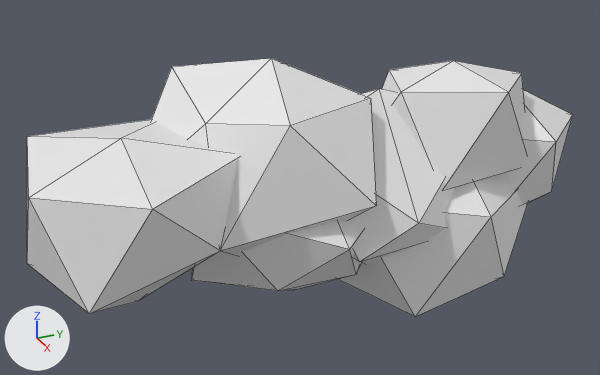
The OBJ model assets/cloud.obj as it was, and as the next commit left it.
Camera for both pictures: a 50 mm lens placed at (5.67, -2.5, 5.33), pointed at (-0.12, 0.1, 2.43). Every picture has the same lights, and +X, +Y and +Z are marked at lower left. Mesh edges are drawn as thin lines. Where no turn or scale is listed for an object, it has been applied to the vertices.
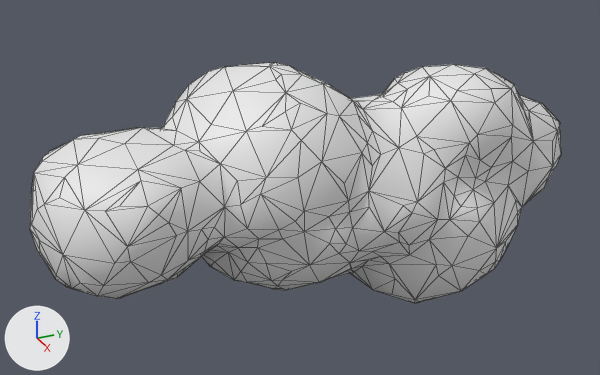
Pixel boxes [x1, y1, x2, y2] of what changed, in the pictures (600 x 375 px):
```json
{"object": "Icosphere.006", "change": "reshaped", "before": [27, 58, 573, 317], "after": [30, 62, 561, 303], "on screen": "7% shorter"}
{"part": 1, "of": "me_icosphere_006", "change": "rebuilt", "before": [27, 58, 376, 314], "after": [30, 62, 561, 303], "on screen": "52% wider"}
{"part": 2, "of": "me_icosphere_006", "change": "deleted", "before": [500, 90, 573, 204]}
{"part": 3, "of": "me_icosphere_006", "change": "deleted", "before": [338, 176, 528, 317]}
{"part": 4, "of": "me_icosphere_006", "change": "deleted", "before": [192, 219, 363, 291]}
{"part": 5, "of": "me_icosphere_006", "change": "deleted", "before": [352, 89, 455, 265]}
{"part": 6, "of": "me_icosphere_006", "change": "deleted", "before": [382, 61, 527, 189]}
```

Edits to the scene script, one JSON object a line:
```json
{"block": "me_icosphere_006", "where": "# used by ob_icosphere_006; location = (0.0, 0.0, 0.0)"}
{"op": "remove", "block": "me_icosphere_006", "code": "me_icosphere_006.from_pydata(...)  # 83 vertices, 140 faces; spans x -0.88..0.9, y -2.12..2.68, z 1.1..3.57"}
{"op": "add", "block": "me_icosphere_006", "code": "me_icosphere_006.from_pydata(...)  # 463 vertices, 922 faces; spans x -0.77..0.78, y -2.08..2.61, z 1.21..3.5"}
{"block": "me_icosphere_006", "change": "me_icosphere_006 part 1: the loose piece of 23 vertices spanning x -0.87..0.81, y -2.12..0.8, z 1.76..3.57 is rebuilt with 463 vertices and now spans x -0.77..0.78, y -2.08..2.61, z 1.21..3.5"}
{"block": "me_icosphere_006", "change": "me_icosphere_006 part 2: the loose piece of 12 vertices spanning x -0.74..0.74, y 1.31..2.68, z 1.76..3.16 is deleted"}
{"block": "me_icosphere_006", "change": "me_icosphere_006 part 3: the loose piece of 12 vertices spanning x -0.81..0.9, y 0.35..2.26, z 1.1..3.04 is deleted"}
{"block": "me_icosphere_006", "change": "me_icosphere_006 part 4: the loose piece of 12 vertices spanning x -0.72..0.8, y -0.85..0.85, z 1.5..3.12 is deleted"}
{"block": "me_icosphere_006", "change": "me_icosphere_006 part 5: the loose piece of 12 vertices spanning x -0.88..0.86, y -0.09..1.61, z 1.57..3.25 is deleted"}
{"block": "me_icosphere_006", "change": "me_icosphere_006 part 6: the loose piece of 12 vertices spanning x -0.58..0.74, y 0.69..2.24, z 2.06..3.41 is deleted"}
{"block": "me_icosphere_006", "change": "me_icosphere_006 part 7: the surface is now shaded smooth"}
```
